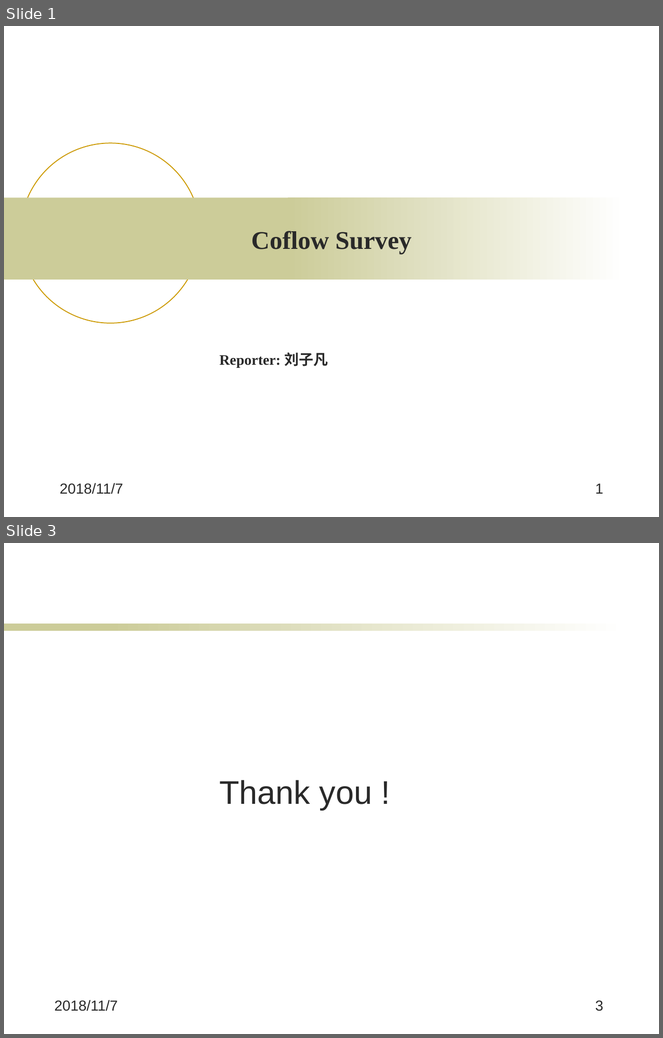
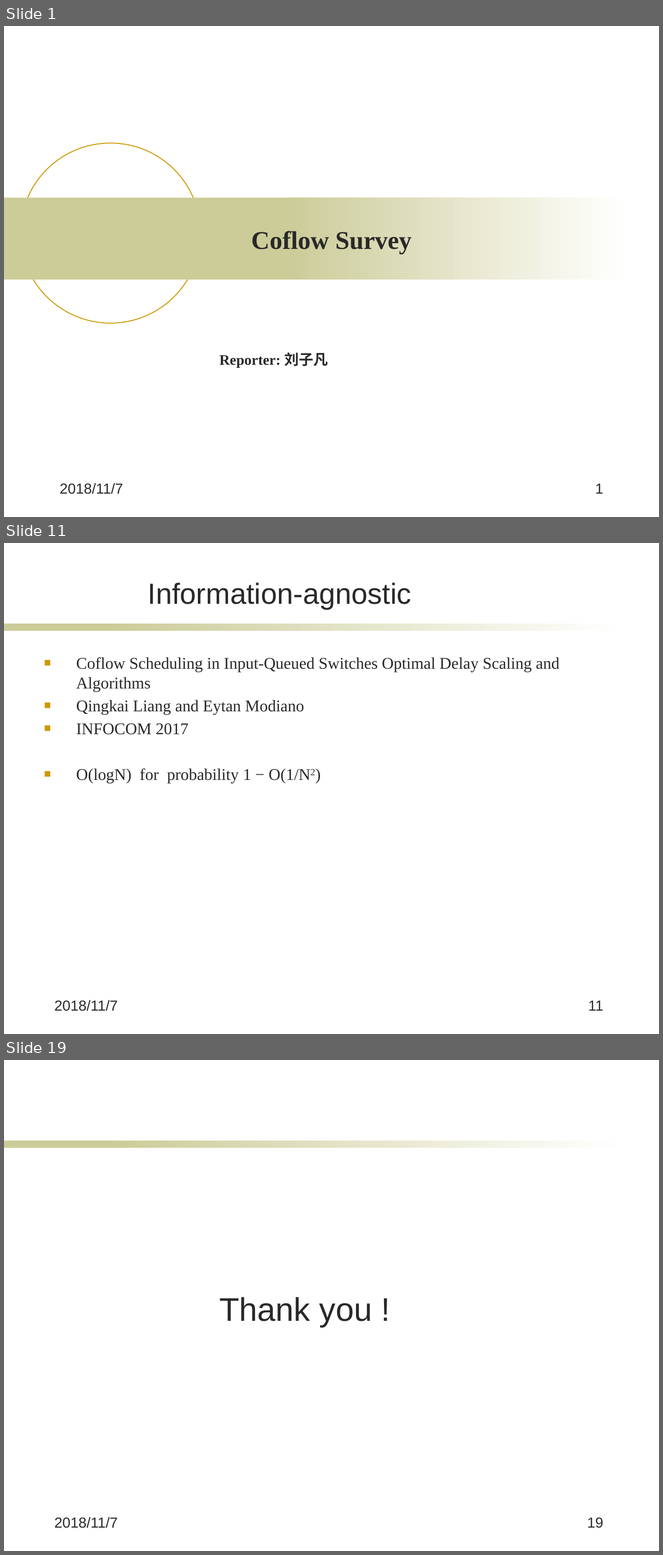
Before and after one commit to jkfhklh/papers-reading, a slide deck: 报告/coflow survey.pptx. Shown one above the other, each under a label of ours: slides 1 and 3 before the commit, slides 1, 11 and 19 after it; the slides between them are not shown. The pictures are 663x1038 and 663x1555 pixels, drawn with LibreOffice and Linux fonts; fonts in the diff are those of the drawing; background and template pictures are left out. Boxes give left, top, right and bottom in pixels: in the first picture for what was removed or moved away, otherwise in the second. Text is boxed around its words. In the diff, an @@ line names an element or a change of style, - is before the commit and + after.

```diff
--- a/报告/coflow survey.pptx
+++ b/报告/coflow survey.pptx
@@ slide 11 added at <box>4,543,659,1034</box>, background #FFFFFF; not listed: 2 template elements that a slide beside it also shows @@
@@ title added at <box>148,583,412,610</box>, 32 pt, text #292929 @@
+Information-agnostic
@@ text added at <box>76,657,559,783</box>, 18 pt, text #292929 @@
+■ Coflow Scheduling in Input-Queued Switches Optimal Delay Scaling and Algorithms
+■ Qingkai Liang and Eytan Modiano
+■ INFOCOM 2017
+■ O(logN) for probability 1 − O(1/N2)
@@ text added at <box>54,1000,118,1012</box>, 16 pt, text #292929 @@
+2018/11/7
@@ page number added at <box>588,1001,604,1011</box>, 16 pt, text #292929 @@
+11
@@ what was slide 3 is now slide 19 @@
@@ page number at <box>587,1518,604,1529</box>: text changed @@
-3
+19
```
Also in this commit, not shown: 1 slide changed, 15 other slides added, 2 other files.
